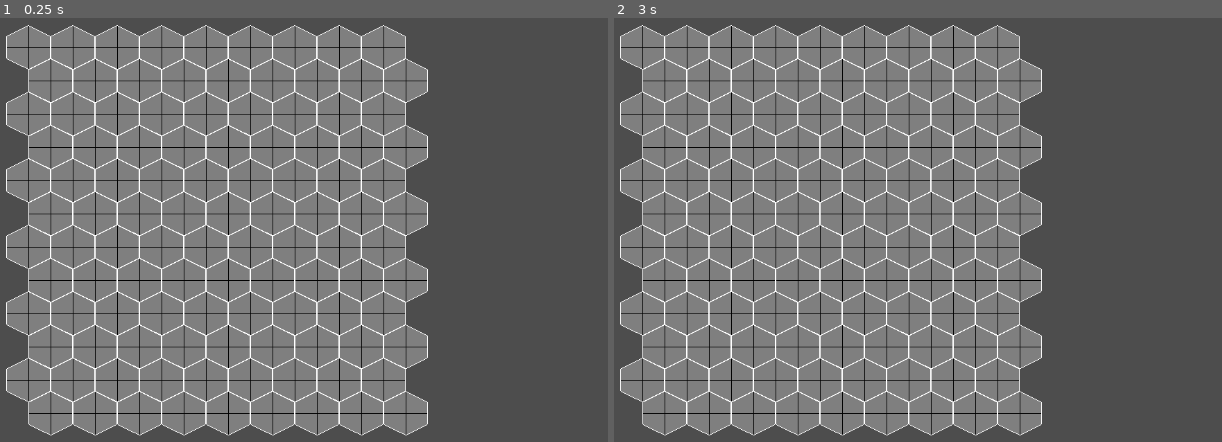
Above: before the commit, frames 1-2 (left to right).
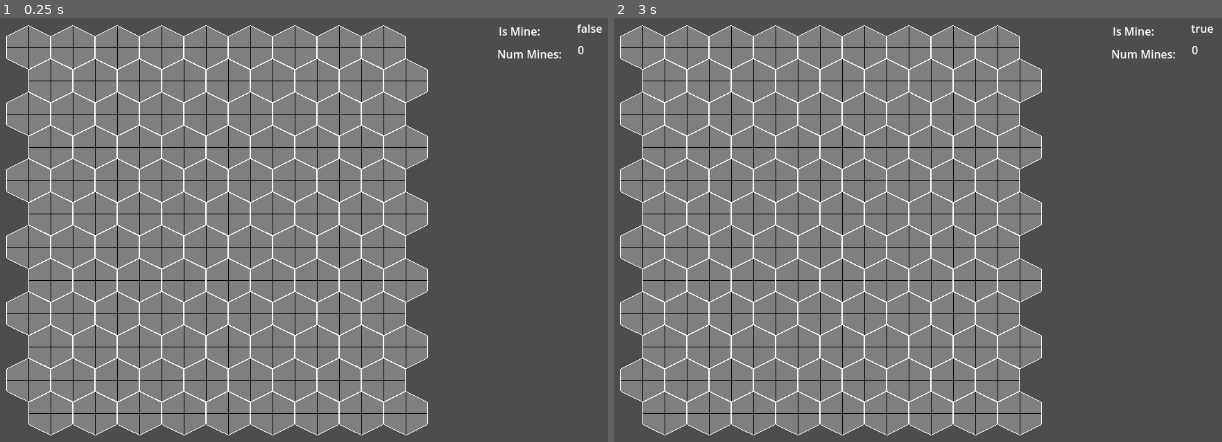
Above: after the commit, the same moments.

Repository: pmdwyer/hexmines
Game: Godot game, scene res://grid/grid.tscn
Same seed, same stepped clock (60 frames per second), same inputs: the game is played once before the commit and once after it.
Inputs (mouse positions are in pixels of both pictures, inside the frame that each line leads up to):
- Up to frame 1 (0.25 s): no input
- Up to frame 2 (3 s): tap Enter at 0.5, 2 s; move the mouse to (1173, 204) at 0.52 s; tap Space at 1.25, 2.75 s; move the mouse to (838, 251) at 1.27 s; move the mouse to (1076, 128) at 2.02 s; move the mouse to (960, 319) at 2.77 s

The runs differ from the first frame. In frame 1, 0.3% of the frame differs, in the area x 81-100%, y 1-10%; in frame 2, 0.3%.

Commit message:
Add debug output for mines

Diff:
--- a/grid/grid.gd
+++ b/grid/grid.gd
@@ -23,10 +23,6 @@
 	_setup_mines()
 
 
-func _process(delta):
-	var mouse_pos = get_viewport().get_mouse_position()
-
-
 func _setup_mines():
 	_num_mines = (width * height) / 10
 	for i in range(_num_mines):
@@ -41,3 +37,12 @@
 	for n in neighbors:
 		if n[0] >= 0 && n[0] < width && n[1] >= 0 && n[1] < height:
 			_tiles[n[0]][n[1]].num_neighbor_mines += 1
+
+
+func _process(delta):
+	var mouse_pos = get_viewport().get_mouse_position()
+	for row in _tiles:
+		for t in row:
+			if t.mouse_hit(mouse_pos):
+				%is_mine_value.text = str(t.is_mine)
+				%num_mines_value.text = str(t.num_neighbor_mines)
--- a/grid/grid.tscn
+++ b/grid/grid.tscn
@@ -4,3 +4,34 @@
 
 [node name="grid" type="Node2D"]
 script = ExtResource("1_dm441")
+
+[node name="is_mine_label" type="RichTextLabel" parent="."]
+offset_left = 742.0
+offset_top = 29.0
+offset_right = 828.0
+offset_bottom = 54.0
+size_flags_horizontal = 3
+text = "Is Mine:"
+
+[node name="is_mine_value" type="RichTextLabel" parent="."]
+unique_name_in_owner = true
+offset_left = 855.0
+offset_top = 25.0
+offset_right = 951.0
+offset_bottom = 56.0
+size_flags_horizontal = 3
+
+[node name="num_mines_label" type="RichTextLabel" parent="."]
+offset_left = 740.0
+offset_top = 62.0
+offset_right = 834.0
+offset_bottom = 85.0
+size_flags_horizontal = 3
+text = "Num Mines:"
+
+[node name="num_mines_value" type="RichTextLabel" parent="."]
+unique_name_in_owner = true
+offset_left = 856.0
+offset_top = 56.0
+offset_right = 962.0
+offset_bottom = 84.0
--- a/project.godot
+++ b/project.godot
@@ -12,7 +12,7 @@
 
 config/name="hexmines"
 run/main_scene="res://grid/grid.tscn"
-config/features=PackedStringArray("4.0", "GL Compatibility")
+config/features=PackedStringArray("4.2", "GL Compatibility")
 config/icon="res://icon.svg"
 
 [rendering]
--- a/tile/tile.gd
+++ b/tile/tile.gd
@@ -3,12 +3,14 @@
 
 @export var is_mine: bool = false
 @export var num_neighbor_mines: int = 0
+@export var is_flagged: bool = false;
 
 
 var _global_x: int = 0
 var _global_y: int = 0
 var _i: int = 0
 var _j: int = 0
+var _size
 
 
 func set_coords(i: int, j: int):
@@ -22,6 +24,10 @@
 	position = Vector2i(_global_x, _global_y)
 
 
+func mouse_hit(mouse_pos: Vector2) -> bool:
+	return $Sprite2D.get_rect().has_point(to_local(mouse_pos))
+
+
 func get_neighbors():
 	var neighbors = [[_i - 2, _j], [_i + 2, _j], [_i - 1, _j], [_i + 1, _j]]
 	if _i % 2 == 0:
